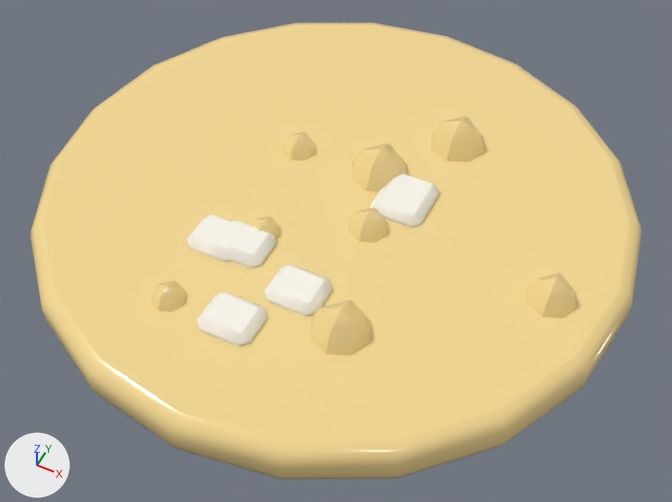
Renders of the glTF model kr_soup_onion.glb from each side of a commit.
One viewpoint serves both versions: a 50 mm lens placed at (0.195, -0.39, 0.459), pointed at (0.012, -0.024, 0.001). Lighting does not change. The marker at lower left points along +X, +Y and +Z. The older version comes first. Vertices at exactly the same position are counted once.

The first picture shows 'vc_m0_r2', 'vc_m0_r4'.
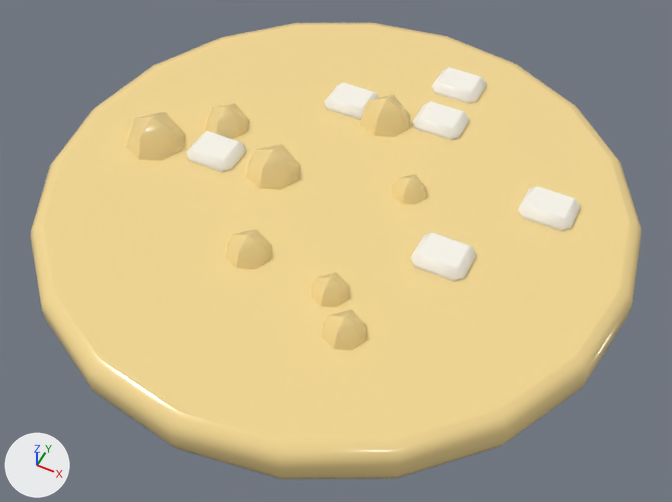
Location of each change, (x1, y1, x2, y2) in pixels of the pictures (672 x 502 px; the box of a moved part takes in the faces that stretch with it):
part 1 of me_vc_m0_r2, moved or reshaped
    before: (431, 116, 484, 162)
    after: (360, 95, 410, 137)
part 2 of me_vc_m0_r2, moved or reshaped
    before: (351, 143, 408, 192)
    after: (126, 112, 186, 161)
part 3 of me_vc_m0_r2, moved or reshaped
    before: (525, 273, 577, 318)
    after: (205, 103, 249, 139)
part 4 of me_vc_m0_r2, moved or reshaped
    before: (282, 132, 316, 161)
    after: (246, 144, 300, 190)
part 5 of me_vc_m0_r2, moved or reshaped
    before: (150, 280, 187, 312)
    after: (322, 310, 367, 350)
part 6 of me_vc_m0_r2, moved or reshaped
    before: (252, 207, 388, 356)
    after: (225, 174, 427, 307)
part 7 of me_vc_m0_r4, moved or reshaped
    before: (264, 265, 332, 317)
    after: (186, 131, 246, 172)
part 8 of me_vc_m0_r4, moved or reshaped
    before: (197, 292, 267, 346)
    after: (518, 186, 581, 231)
part 9 of me_vc_m0_r4, added
    after: (324, 83, 379, 120)
part 10 of me_vc_m0_r4, added
    after: (411, 233, 476, 281)
part 11 of me_vc_m0_r4, added
    after: (412, 101, 470, 140)
part 12 of me_vc_m0_r4, added
    after: (432, 67, 487, 104)
part 13 of me_vc_m0_r4, deleted
    before: (187, 215, 277, 268)
part 14 of me_vc_m0_r4, deleted
    before: (370, 174, 440, 227)

The change in detail:
me_vc_m0_r2 is used by ob_vc_m0_r2; location (0.0, 0.0, 0.0).
me_vc_m0_r2 had 306 vertices, 576 faces and spanned x -0.198..0.198, y -0.198..0.198, z 0.0..0.05.
me_vc_m0_r2 now has 306 vertices, 576 faces and spans x -0.198..0.198, y -0.198..0.198, z 0.0..0.051.
me_vc_m0_r2 part 1: the loose piece of 18 vertices spanning x 0.034..0.073, y 0.059..0.098, z 0.01..0.05 is scaled about its middle by 0.949, then moved by (-0.055, 0.0, 0.0).
me_vc_m0_r2 part 2: the loose piece of 18 vertices spanning x -0.002..0.038, y 0.008..0.049, z 0.01..0.05 is moved by (-0.151, -0.04, 0.0).
me_vc_m0_r2 part 3: the loose piece of 18 vertices spanning x 0.138..0.169, y -0.04..-0.008, z 0.014..0.046 is moved by (-0.251, 0.049, 0.0).
me_vc_m0_r2 part 4: the loose piece of 18 vertices spanning x -0.053..-0.028, y 0.013..0.037, z 0.018..0.042 is scaled about its middle by 1.54, then moved by (-0.005, -0.027, 0.0).
me_vc_m0_r2 part 5: the loose piece of 18 vertices spanning x -0.059..-0.037, y -0.136..-0.113, z 0.019..0.041 is scaled about its middle by 1.23, then moved by (0.104, 0.024, 0.0).
Part 6, on me_vc_m0_r2:
51 vertices are removed from x -0.034..0.072, y -0.119..-0.007, z 0.011..0.049.
96 faces are deleted.
3 vertices move from x -0.024..0.042, y -0.087..-0.021, z 0.03..0.04 to x -0.035..0.043, y -0.078..0.029, z 0.021..0.041.
45 vertices are added at x -0.039..0.055, y -0.09..0.033, z 0.015..0.045.
6 new vertices lie (0.009, 0.0, 0.009) away from vertices in x 0.026..0.043, y -0.087..0.029, z 0.021..0.03.
96 new faces join them.
me_vc_m0_r4 is used by ob_vc_m0_r4; location (0.0, 0.0, 0.0).
me_vc_m0_r4 had 140 vertices, 264 faces and spanned x -0.063..0.062, y -0.137..0.032, z 0.025..0.037.
me_vc_m0_r4 now has 144 vertices, 264 faces and spans x -0.107..0.147, y -0.038..0.152, z 0.025..0.037.
me_vc_m0_r4 part 7: the loose piece of 24 vertices spanning x 0.001..0.036, y -0.101..-0.071, z 0.025..0.037 is moved by (-0.107, 0.082, 0.0).
me_vc_m0_r4 part 8: the loose piece of 24 vertices spanning x -0.024..0.011, y -0.137..-0.107, z 0.025..0.037 is moved by (0.136, 0.168, 0.0).
me_vc_m0_r4 part 9: the loose piece of 24 vertices spanning x 0.001..0.036, y -0.101..-0.071, z 0.025..0.037 is copied, and the copy is moved by (-0.048, 0.172, 0.0); it spans x -0.047..-0.012, y 0.071..0.101, z 0.025..0.037.
me_vc_m0_r4 part 10: the loose piece of 24 vertices spanning x 0.001..0.036, y -0.101..-0.071, z 0.025..0.037 is copied, and the copy is moved by (0.067, 0.063, 0.0); it spans x 0.067..0.102, y -0.038..-0.008, z 0.025..0.037.
me_vc_m0_r4 part 11: the loose piece of 24 vertices spanning x 0.001..0.036, y -0.101..-0.071, z 0.025..0.037 is copied, and the copy is moved by (0.017, 0.18, 0.0); it spans x 0.018..0.053, y 0.079..0.109, z 0.025..0.037.
me_vc_m0_r4 part 12: the loose piece of 24 vertices spanning x 0.001..0.036, y -0.101..-0.071, z 0.025..0.037 is copied, and the copy is moved by (0.014, 0.223, 0.0); it spans x 0.015..0.05, y 0.122..0.152, z 0.025..0.037.
me_vc_m0_r4 part 13: the loose piece of 46 vertices spanning x -0.063..-0.012, y -0.086..-0.053, z 0.025..0.037 is deleted.
me_vc_m0_r4 part 14: the loose piece of 46 vertices spanning x 0.026..0.062, y -0.009..0.032, z 0.025..0.037 is deleted.
